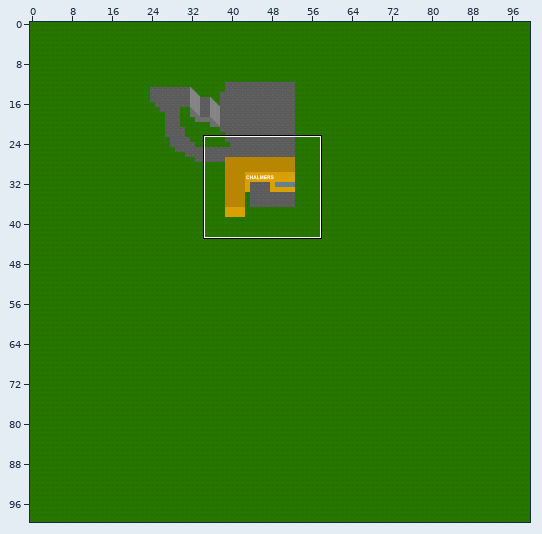
Tiled map, stored at assets/maps/johanneberg.tmx. The picture above shows the old version from afar; the outline marks the close-up.
Close-up. Before the commit:
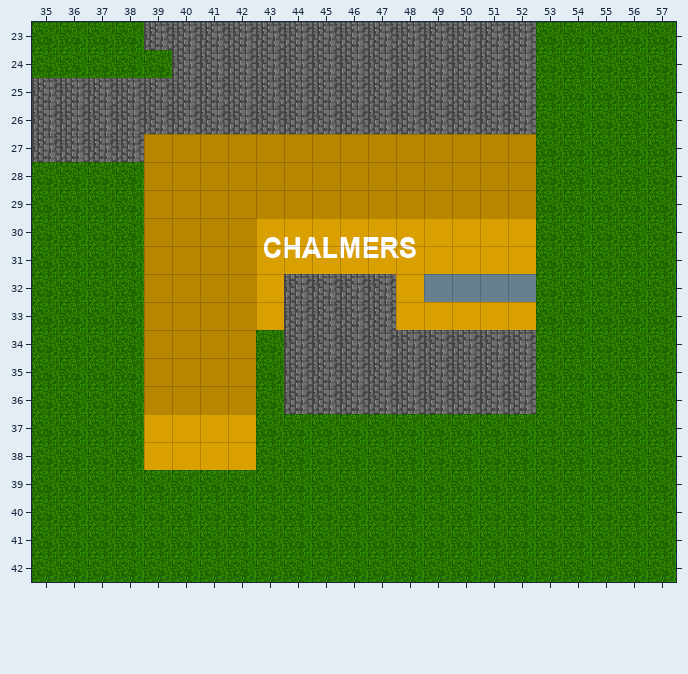
Cells are 32x32 px. Shown: x 35..57, y 23..42. The commit also changed other parts of the map, which this record leaves out.
After:
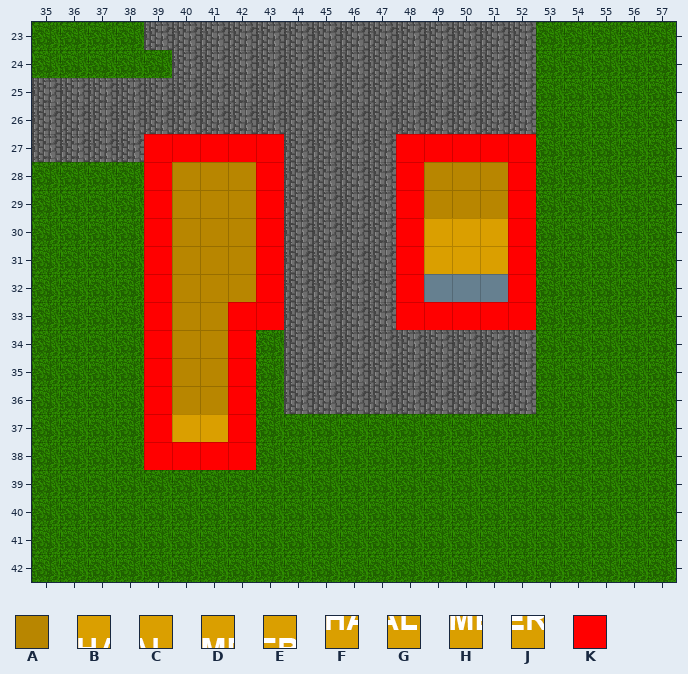
Key: from "chalmers": A 50, B 103, C 104, D 105, E 106, F 119, G 120, H 121, J 122; from "helper-tiles": K 0.
_ is an empty cell.
Tiles of an added or newly shown layer are drawn over the layers below it.
From the commit log: Adds collision layer in tiled map
Edits made:
Layer "buildingRoof" (now hidden):
The author cleared tile A in rows 27 to 29 at x 44 to 47.
The author cleared tile B in row 30 at x 44.
The author cleared tile C in row 30 at x 45.
The author cleared tile D in row 30 at x 46.
The author cleared tile E in row 30 at x 47.
The author cleared tile F in row 31 at x 44.
The author cleared tile G in row 31 at x 45.
The author cleared tile H in row 31 at x 46.
The author cleared tile J in row 31 at x 47.
Layer "collision" (added):
There is now tile K in row 27 at x 39 to 43 and 48 to 52; in rows 28 to 32 at x 39, 43, 48 and 52; in row 33 at x 39, 42 to 43 and 48 to 52; in rows 34 to 37 at x 39 and 42; in row 38 at x 39 to 42.
